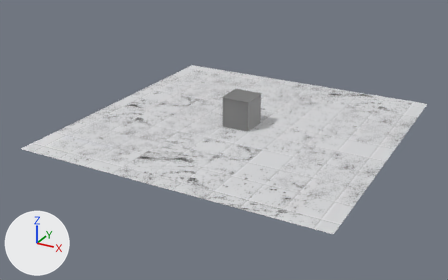
The Blender file Assets/Models/roof.blend: old version first, new version second.
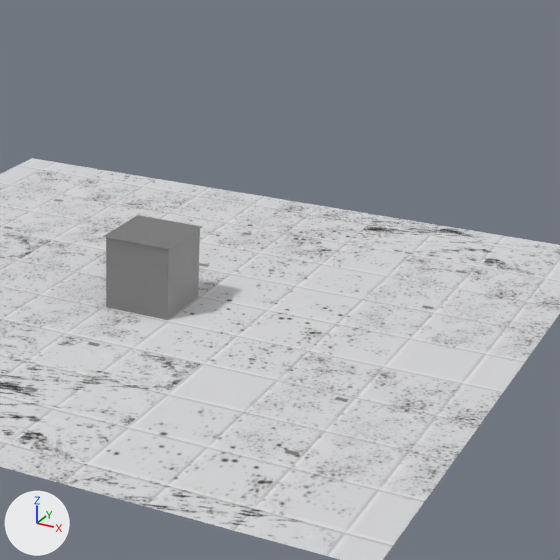
There are two pictures of each version: one whole from a camera (50 mm lens) standing at (10.49, -20.54, 9.42) and looking at (-0.25, -1.02, -0.34), one close up on the part from 40% to 91% of the width and 0% to 82% of the height. Arrows for +X, +Y and +Z are at lower left; the lights stay in place. The first two pictures are the older version.
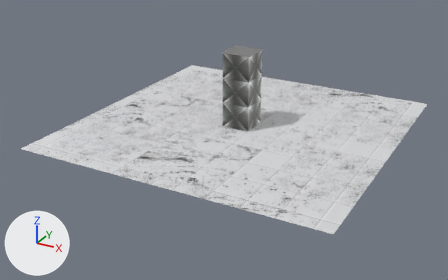
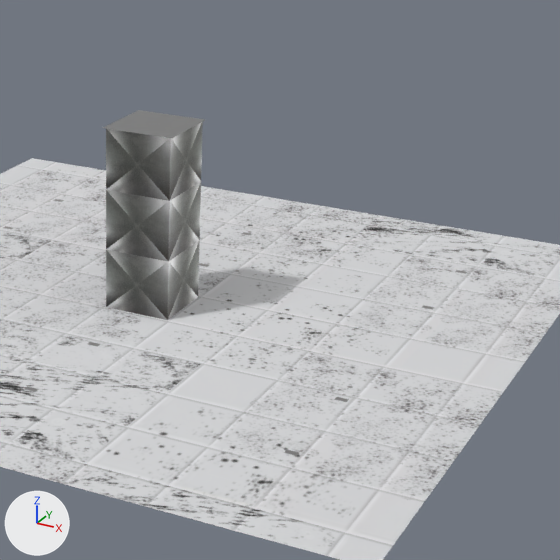
Edits to the bpy script that builds the scene:
```text
Add img_airduct_jpg:
    img_airduct_jpg = load_image('airduct.jpg', 'airduct.jpg', 500, 500, 'sRGB')
Add mat_shaft:
    mat_shaft = principled_material('shaft')
    mat_shaft.texture = img_airduct_jpg
    mat_shaft.metallic = 1.0
Change me_plane_002:
    used by ob_shaft; location = (0.0, 0.0, 0.0); rotation_euler = (0.0, 3.142, 0.0), in degrees (0, 180, 0); scale = (6.0, 6.0, 6.0)
    remove me_plane_002.from_pydata(...)  # 8 vertices, 5 faces; spans x -0.094..0.094, y -0.094..0.094, z -0.204..0.0
    add me_plane_002.from_pydata(...)  # 16 vertices, 13 faces; spans x -0.094..0.094, y -0.094..0.094, z -0.502..0.0
    me_plane_002 part 1
    4 vertices are removed from x -0.094..0.094, y -0.094..0.094, z -0.204
    5 faces are deleted
    12 vertices are added at x -0.094..0.094, y -0.094..0.094, z -0.502..-0.167
    12 new faces join them, mat_shaft (picture img_airduct_jpg)
    1 new face joins them, mat_metal (grey #acacac)
    add me_plane_002.materials.append(mat_shaft)  # picture img_airduct_jpg
Change ob_plane_001:
    ob_plane_001.location: (0.0, 0.0, 1.23) -> (0.0, 0.0, 3.02)
```

What differs and where, as boxes (x1, y1, x2, y2) in the close-ups (560 x 560 px):
'shaft', reshaped (116% taller): before (106, 229, 200, 320); after (106, 122, 203, 320)
'Plane.001', moved: before (103, 215, 202, 249); after (103, 110, 205, 138)
